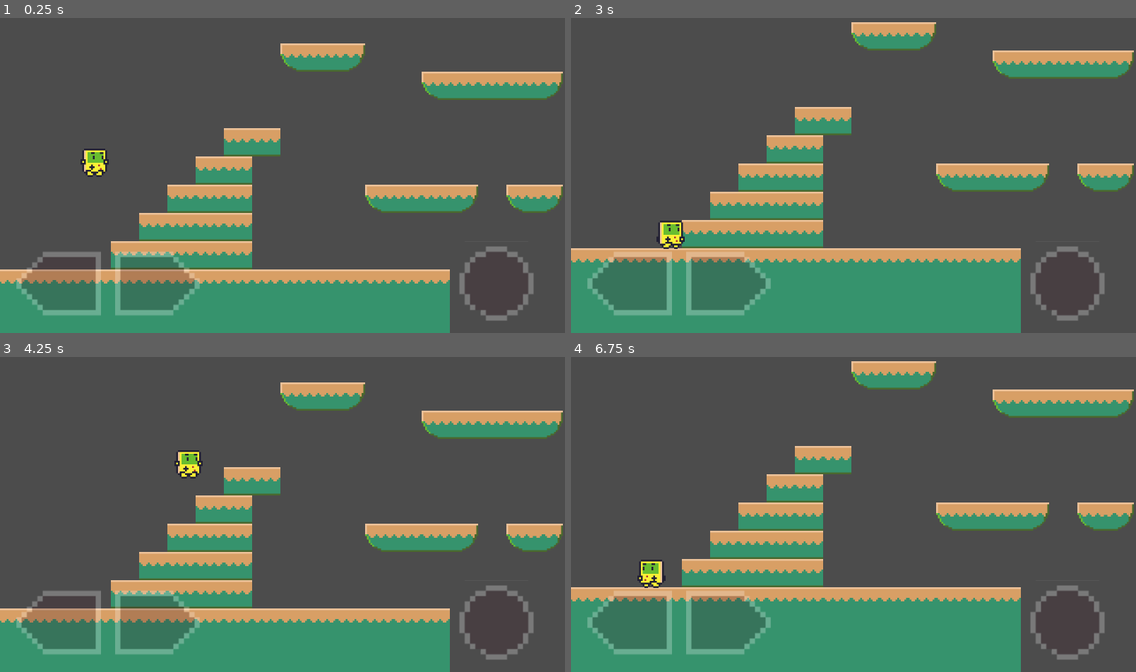
Above: before the commit, frames 1-4 (two rows, left to right).
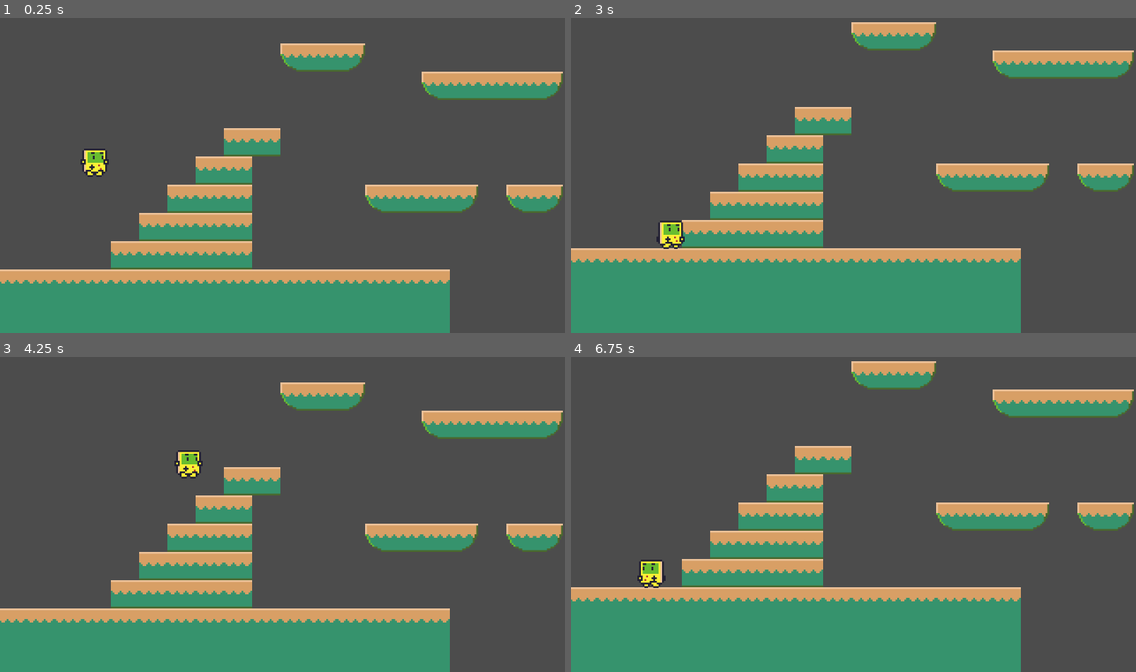
Above: after the commit, the same moments.

Repository: fuzhouch/colin-platformer-project
Game: Godot game, scene res://Level2.tscn
Two runs of this game, one before a commit and one after it. Both use one fixed random seed, a clock stepped at 60 frames per second and the inputs below. This scene is started directly instead of the project's main scene.
Inputs:
- Up to frame 1 (0.25 s): no input
- Up to frame 2 (3 s): hold Right (ui_right) 0.53-2.03 s; tap Up (ui_up) at 0.77, 1.52 s; tap Enter at 2 s; hold Left (ui_left) 2.03-2.78 s; hold Right (ui_right) from 2.78 s (still down)
- Up to frame 3 (4.25 s): keep holding Right (ui_right); tap Up (ui_up) at 3.02, 3.77 s
- Up to frame 4 (6.75 s): release Right (ui_right) at 4.28 s; hold Left (ui_left) 4.28-5.03 s; tap Up (ui_up) at 4.52, 6.02 s; hold Right (ui_right) 5.03-5.78 s; tap Space at 5.75 s; hold Left (ui_left) from 5.78 s (still down)

The runs differ from the first frame. In frame 1, 5.1% of the frame differs, in the area x 2-95%, y 72-96%; in frame 2, 5.5%; in frame 3, 5.1%; in frame 4, 5.5%.

Commit message:
[FIX] Level 2 on screen joystick not shown on desktop.

Diff:
--- a/Level2.tscn
+++ b/Level2.tscn
@@ -78,6 +78,7 @@
 
 [node name="TouchscreenJoypad" parent="HeadsUpDisplay" instance=ExtResource( 3 )]
 position = Vector2( 0, 0 )
+always_on_screen = false
 
 [connection signal="body_entered" from="GameOverDetectArea2D" to="Steve" method="_on_GameOverDetectArea2D_body_entered"]
 [connection signal="body_entered" from="GameWinDetectArea2D" to="Steve" method="_on_GameWinDetectArea2D_body_entered"]
